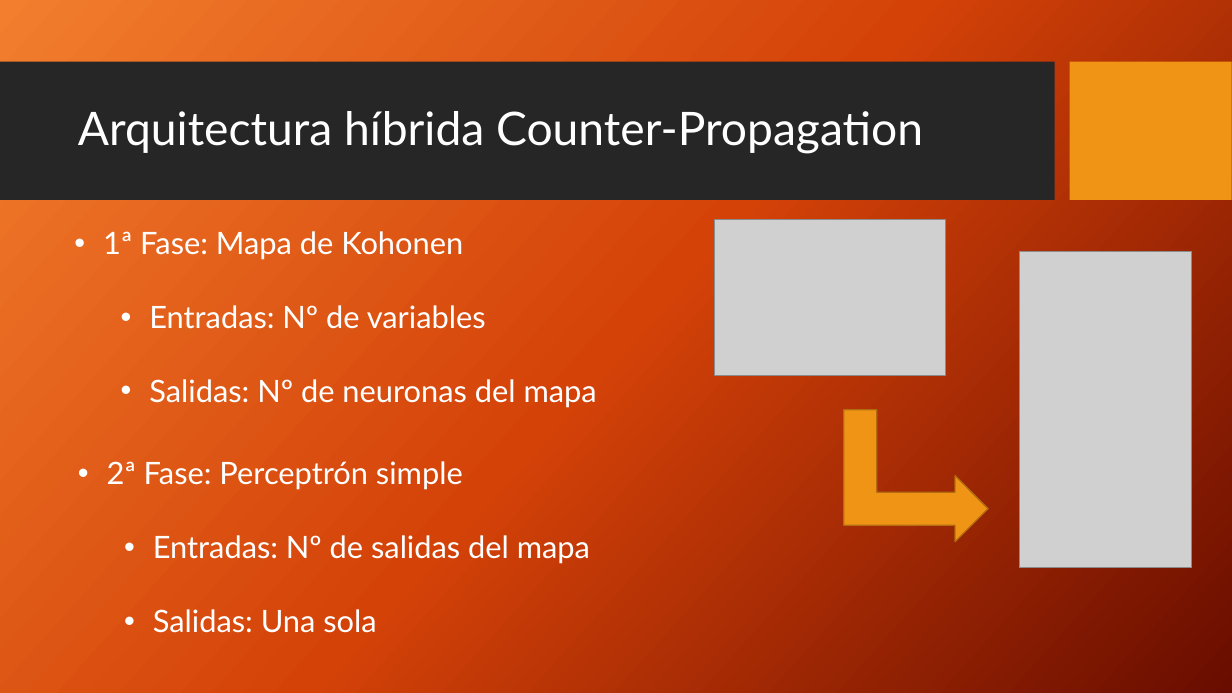
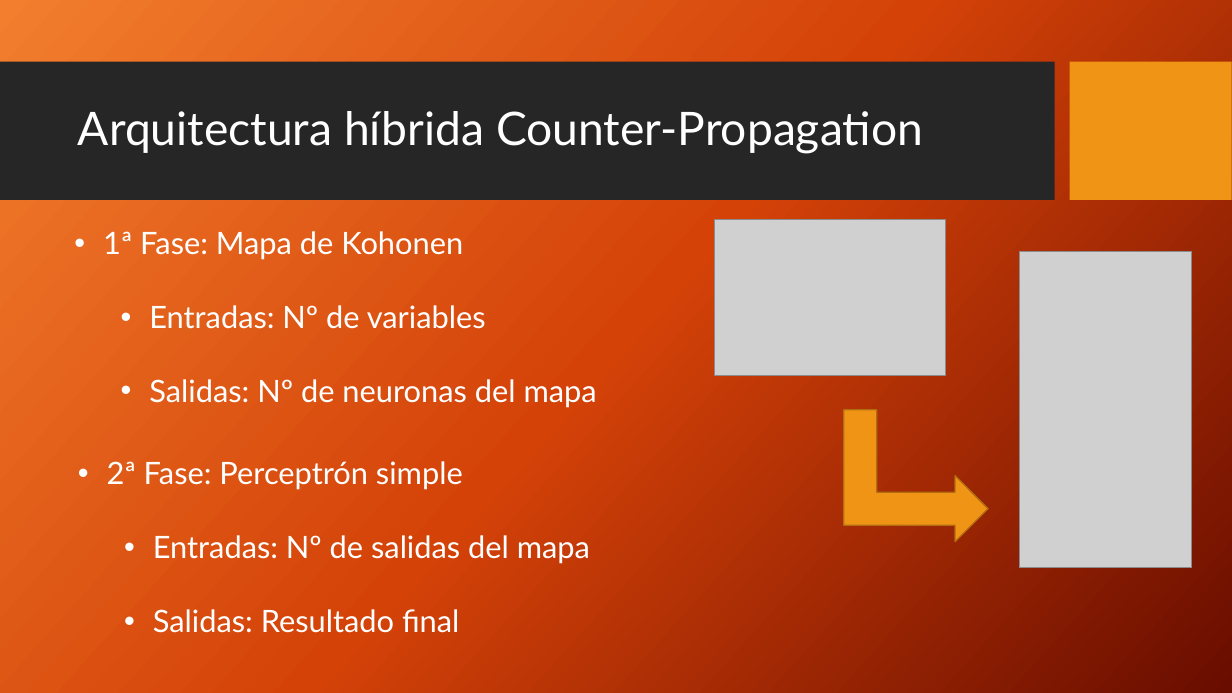
Before and after one commit to etsiiull/medicalpybrain, a slide deck: slide 6 of Informes/[Presentación]Detección de cáncer mediante redes neuronales artificiales.pptx (slide 4 before the commit). Drawn at 1232x693 pixels with LibreOffice and Linux fonts; fonts in the diff are those of the drawing; grey boxes stand for pictures; background and template pictures are left out. Boxes give left, top, right and bottom in pixels: in the first picture for what was removed or moved away, otherwise in the second. Text is boxed around its words. In the diff, an @@ line names an element or a change of style, - is before the commit and + after.

```diff
--- a/Informes/[Presentación]Detección de cáncer mediante redes neuronales artificiales.pptx
+++ b/Informes/[Presentación]Detección de cáncer mediante redes neuronales artificiales.pptx
@@ text at bbox=[153, 609, 459, 633]: text changed @@
-  • Salidas: Una sola
+  • Salidas: Resultado final
```
Also in this commit, not shown: 11 other slides changed, 7 slides added, 1 slide removed.
